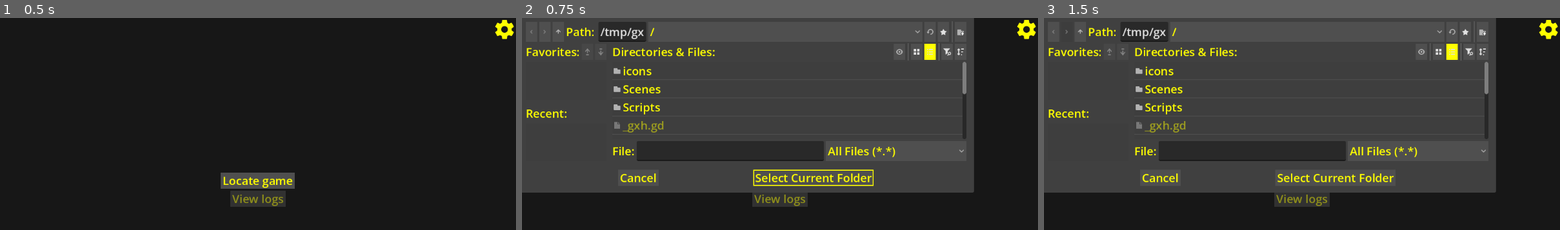
Above: before the commit, frames 1-3 (left to right).
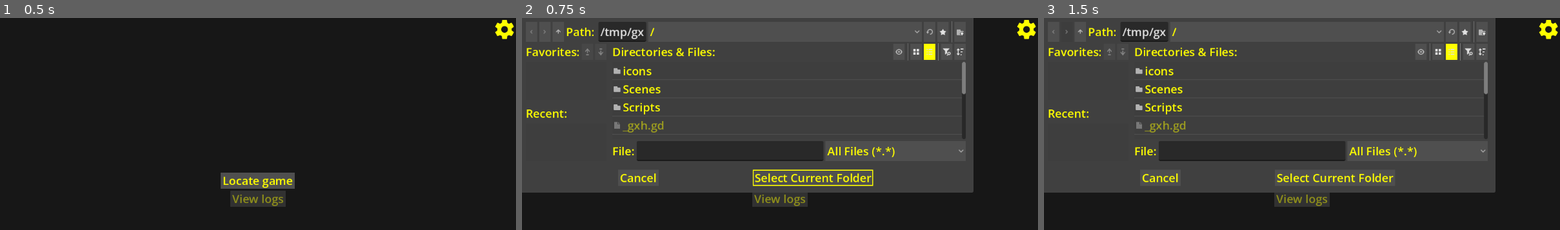
Above: after the commit, the same moments.

Repository: l1chorpe/cyberpunk-log-viewer-pe
Game: Godot game, scene res://Scenes/main_window.tscn
The game is run twice, just before and just after one commit, with the same random seed, the same clock (stepped at 60 frames per second) and the same inputs.
Inputs (mouse positions are in pixels of both pictures, inside the frame that each line leads up to):
- Up to frame 1 (0.5 s): no input
- Up to frame 2 (0.75 s): click "Locate game" at 0.5 s
- Up to frame 3 (1.5 s): click (1064, 32) at 1.25 s

Frame 1 is identical in both runs. In frame 2, 0.9% of the frame differs, in the area x 44-88%, y 0-82%; in frame 3, 0.9%.

Commit message:
feat: added font size control

Diff:
--- a/Scenes/settings_window.tscn
+++ b/Scenes/settings_window.tscn
@@ -40,23 +40,45 @@
 button_pressed = true
 text = "Full search"
 
-[node name="HBoxContainer" type="HBoxContainer" parent="VBoxContainer" unique_id=497646335]
+[node name="IconSizeContainer" type="HBoxContainer" parent="VBoxContainer" unique_id=497646335]
 layout_mode = 2
 
-[node name="IconSizeLabel" type="Label" parent="VBoxContainer/HBoxContainer" unique_id=419157056]
+[node name="IconSizeLabel" type="Label" parent="VBoxContainer/IconSizeContainer" unique_id=419157056]
+unique_name_in_owner = true
 layout_mode = 2
+mouse_filter = 0
 text = "Icon size"
 
-[node name="IconSizeSlider" type="HSlider" parent="VBoxContainer/HBoxContainer" unique_id=1546703112]
+[node name="IconSizeSlider" type="HSlider" parent="VBoxContainer/IconSizeContainer" unique_id=1546703112]
 unique_name_in_owner = true
 layout_mode = 2
 size_flags_horizontal = 3
 size_flags_vertical = 4
+mouse_default_cursor_shape = 10
 max_value = 5.0
 step = 0.1
 value = 2.0
 tick_count = 6
 ticks_position = 3
+
+[node name="FontSizeContainer" type="HBoxContainer" parent="VBoxContainer" unique_id=1924292681]
+layout_mode = 2
+
+[node name="FontSizeLabel" type="Label" parent="VBoxContainer/FontSizeContainer" unique_id=264987444]
+unique_name_in_owner = true
+layout_mode = 2
+mouse_filter = 0
+text = "Font size"
+
+[node name="FontSizeSpinBox" type="SpinBox" parent="VBoxContainer/FontSizeContainer" unique_id=768641870]
+unique_name_in_owner = true
+layout_mode = 2
+size_flags_horizontal = 3
+size_flags_vertical = 4
+min_value = 5.0
+max_value = 40.0
+value = 24.0
+rounded = true
 
 [node name="HSeparator" type="HSeparator" parent="VBoxContainer" unique_id=309572182]
 layout_mode = 2
--- a/Scripts/Settings.gd
+++ b/Scripts/Settings.gd
@@ -11,6 +11,7 @@
 const DEFAULT_GAME_FOLDER = ""
 const DEFAULT_FULL_SEARCH = true
 const DEFAULT_ICON_SIZE = 2.0
+const DEFAULT_FONT_SIZE = 24
 
 #endregion
 
@@ -21,6 +22,7 @@
     set(s):
         icon_size = s
         icon_size_changed.emit()
+var font_size := DEFAULT_FONT_SIZE
 
 
 ## Loads settings if the file is present/accessible.
@@ -34,17 +36,23 @@
 func reset_icon_size() -> void:
     icon_size = DEFAULT_ICON_SIZE
 
+## Resets the font size to the default value.
+func reset_font_size() -> void:
+    font_size = DEFAULT_FONT_SIZE
+
 #region Load/save
 
 func _load_from_file() -> void:
     game_folder = _settings.get_value("Main", "game_path", "")
     full_search = _settings.get_value("Main", "search_mode", true)
     icon_size = _settings.get_value("Main", "icon_size", 2.0)
+    font_size = _settings.get_value("Main", "font_size", 24)
 
 func save_to_file() -> void:
     _settings.set_value("Main", "game_path", game_folder)
     _settings.set_value("Main", "search_mode", full_search)
     _settings.set_value("Main", "icon_size", icon_size)
+    _settings.set_value("Main", "font_size", font_size)
 
     _settings.save(_SETTINGS_FILE_PATH)
 
--- a/Scripts/settings_window.gd
+++ b/Scripts/settings_window.gd
@@ -11,10 +11,16 @@
     $VBoxContainer/ShowIconLicenseButton.pressed.connect(display_icon_license.emit)
     $VBoxContainer/ShowGodotLicenseButton.pressed.connect(display_godot_license.emit)
     $CloseButton.pressed.connect(_on_hide)
+
     # Update value on change
     %IconSizeSlider.value_changed.connect(func(value): Settings.icon_size = value)
     # Double-clicking resets the slider
-    %IconSizeSlider.gui_input.connect(_reset_icon_size_on_double_click)
+    %IconSizeLabel.gui_input.connect(_reset_icon_size_on_double_click)
+
+    %FontSizeSpinBox.value_changed.connect(func(value):
+        theme.default_font_size = value
+    )
+    %FontSizeLabel.gui_input.connect(_reset_font_size_on_double_click)
 
     $AppVersionLabel.text = \
             "Version " + ProjectSettings.get_setting("application/config/version")
@@ -41,3 +47,8 @@
         Settings.reset_icon_size()
         # Deferring avoids the mouse moving the slider after value changed
         %IconSizeSlider.set_deferred("value", Settings.icon_size)
+
+func _reset_font_size_on_double_click(event: InputEvent) -> void:
+    if event is InputEventMouseButton and event.double_click:
+        Settings.reset_font_size()
+        %FontSizeSpinBox.set_deferred("value", Settings.font_size)
